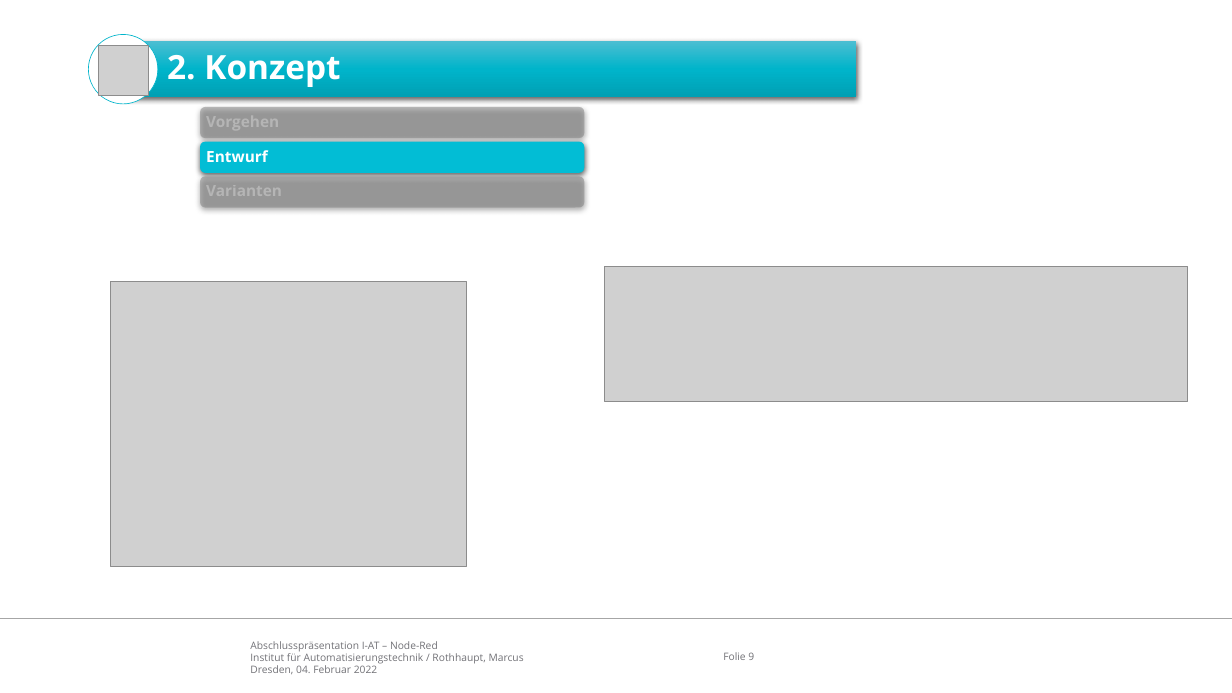
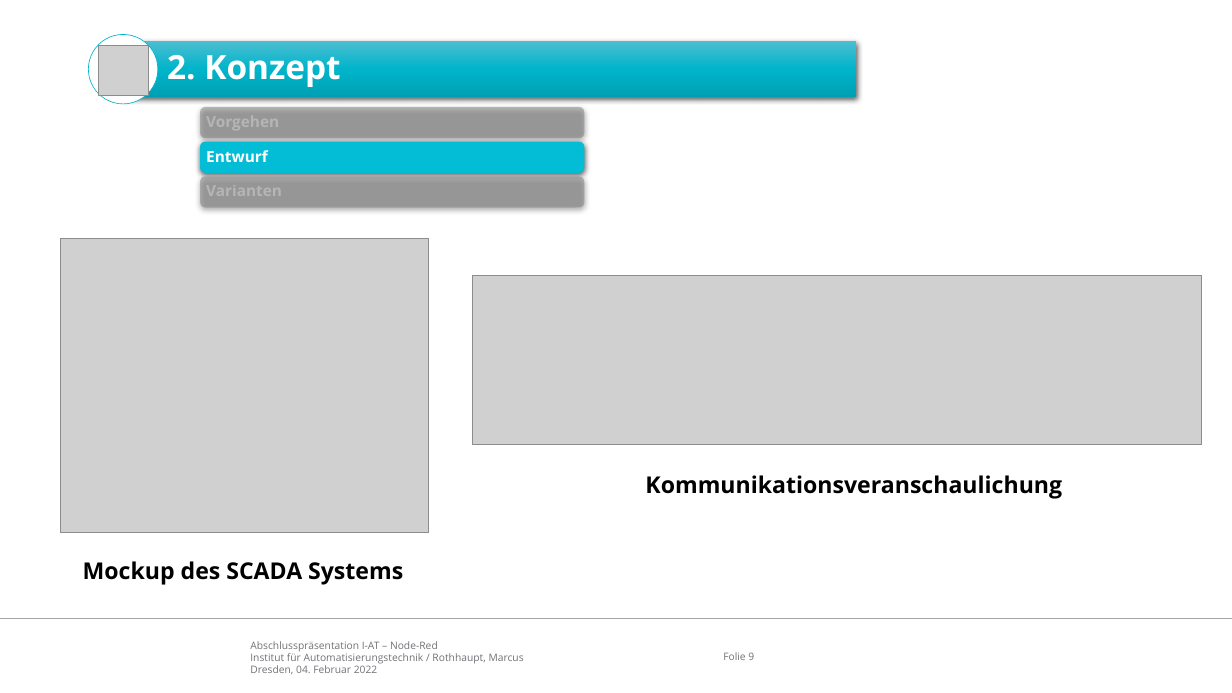
Before and after one commit to appist-dev/agteletud-node-red, a slide deck: slide 9 of docs/presentation/Abschlusspräsentation Node-Red.pptx. Drawn at 1232x693 pixels with LibreOffice and Linux fonts; fonts in the diff are those of the drawing; grey boxes stand for pictures; background and template pictures are left out. Boxes give left, top, right and bottom in pixels: in the first picture for what was removed or moved away, otherwise in the second. Text is boxed around its words. In the diff, an @@ line names an element or a change of style, - is before the commit and + after.

```diff
--- a/docs/presentation/Abschlusspräsentation Node-Red.pptx
+++ b/docs/presentation/Abschlusspräsentation Node-Red.pptx
@@ picture: place and size @@
-picture at [110,281,467,567]
+picture at [61,238,430,533]
@@ picture: place and size @@
-picture at [604,266,1188,402]
+picture at [472,275,1202,445]
@@ text added at [645,475,1062,499], 18 pt, text #000000, bold @@
+Kommunikationsveranschaulichung
@@ text added at [83,561,403,585], 18 pt, text #000000, bold @@
+Mockup des SCADA Systems
```
Also in this commit, not shown: 7 other slides changed, 2 slides added, 1 slide removed, 1 other file.
